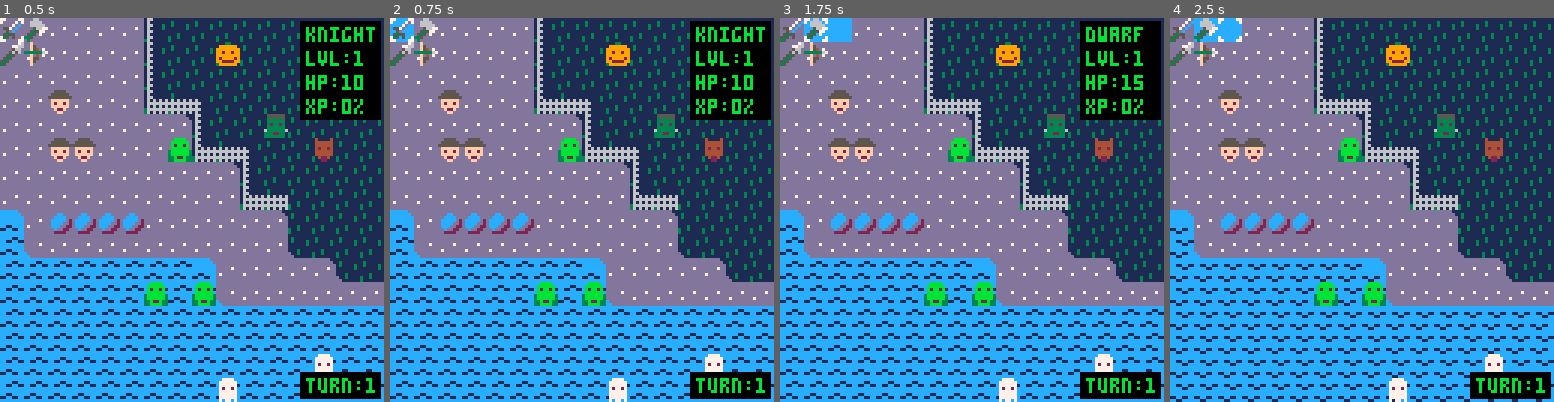
Above: before the commit, frames 1-4 (left to right).
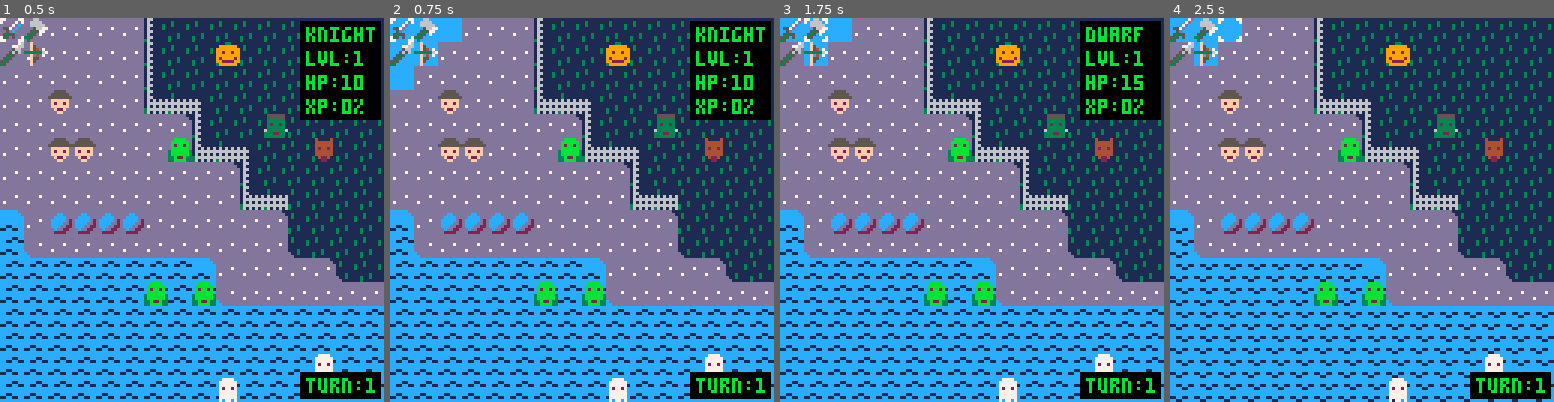
Above: after the commit, the same moments.

Repository: cstephen/PICO-8-Tactics
Game: PICO-8 cartridge tactics.p8
Same seed, same stepped clock (60 frames per second), same inputs: the game is played once before the commit and once after it.
Inputs:
- Up to frame 1 (0.5 s): tap X (X key) at 0.33 s
- Up to frame 2 (0.75 s): tap O (Z key) at 0.7 s
- Up to frame 3 (1.75 s): tap X (X key) at 1.07 s; hold Right from 1.6 s (still down); tap O (Z key) at 1.7 s
- Up to frame 4 (2.5 s): tap X (X key) at 1.85 s; release Right at 2.1 s; tap O (Z key) at 2.1 s; hold Up 2.15-2.42 s; hold Right from 2.47 s (still down)

Frame 1 is identical in both runs. In frame 2, 1.5% of the frame differs, in the area x 0-19%, y 0-19%; in frame 3, 0.5%; in frame 4, 0.5%.

Commit message:
Allow friendly units to move through each other.

Diff:
--- a/tactics.p8
+++ b/tactics.p8
@@ -641,7 +641,7 @@
     local minspaces = explorerange(space.x, space.y, g_chosen.attackmin, nil, {"good"}, {}, false)
     local attackspaces = subtractspaces(maxspaces, minspaces)
 
-    if #attackspaces == 1 then
+    if #attackspaces == 1 and g_typemask[space.x][space.y] != "evil" then
       return space
     end
   end
@@ -1470,12 +1470,6 @@
 
   for obstacle in all(obstacles) do
     if g_typemask[x][y] == obstacle then
-      return false
-    end
-  end
-
-  if attacking == false then
-    if g_typemask[x][y] == "good" or g_typemask[x][y] == "evil" then
       return false
     end
   end
